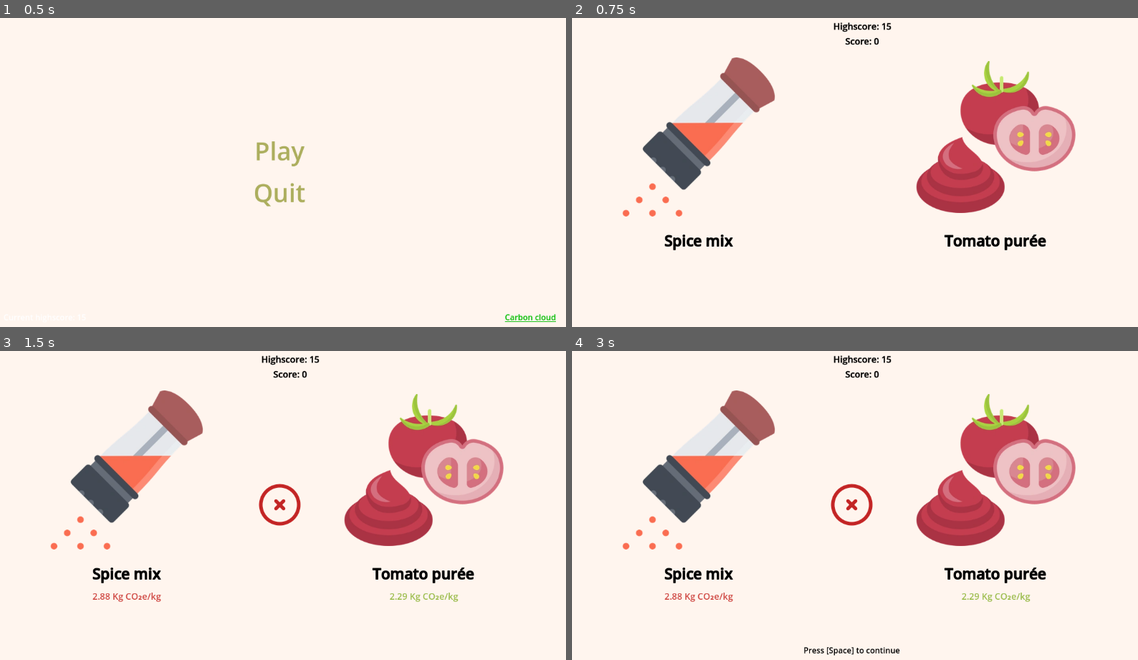
Above: before the commit, frames 1-4 (two rows, left to right).
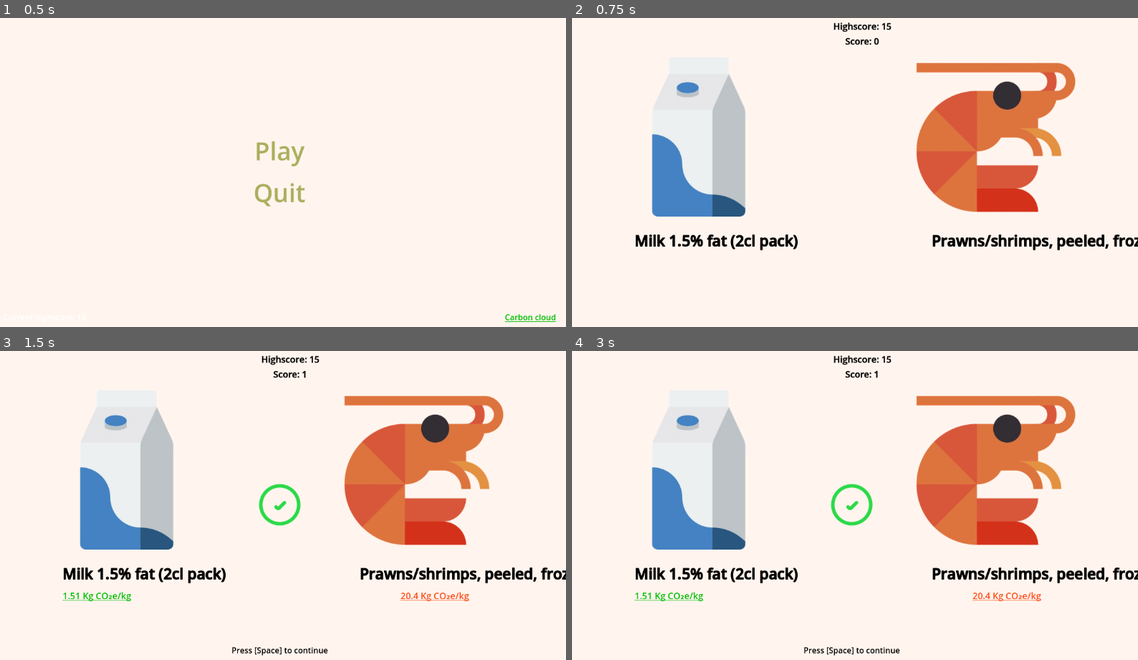
Above: after the commit, the same moments.

Repository: RodrigoVelosa/MoreOrLessCarbonFootprint
Game: Godot game, scene res://Scenes/menu.tscn
The game is run twice, just before and just after one commit, with the same random seed, the same clock (stepped at 60 frames per second) and the same inputs.
Inputs (mouse positions are in pixels of both pictures, inside the frame that each line leads up to):
- Up to frame 1 (0.5 s): no input
- Up to frame 2 (0.75 s): click "Play" at 0.5 s
- Up to frame 3 (1.5 s): click (124, 471) at 1.27 s
- Up to frame 4 (3 s): click (696, 471) at 2.02 s; click (696, 471) at 2.77 s

Frame 1 is identical in both runs. In frame 2, 18% of the frame differs, in the area x 8-100%, y 12-76%; in frame 3, 20%, in the area x 8-100%, y 6-99%; in frame 4, 19%.

Commit message:
Added product links on footprint label

Diff:
--- a/Data/product_data.json
+++ b/Data/product_data.json
@@ -4,535 +4,631 @@
 			"footprint": 4.45,
 			"image": "pork",
 			"name": "Pork",
-			"source": "SE"
+			"source": "SE",
+			"link": "https://apps.carboncloud.com/climatehub/product-reports/id/79714664721"
 		},
 		{
 			"footprint": 31.1,
 			"image": "beef",
 			"name": "Beef",
-			"source": "SE"
+			"source": "SE",
+			"link": "https://apps.carboncloud.com/climatehub/product-reports/id/80130344882"
 		},
 		{
 			"footprint": 22.9,
 			"image": "minced_beef",
 			"name": "Minced beef",
-			"source": "SE"
+			"source": "SE",
+			"link": "https://apps.carboncloud.com/climatehub/product-reports/id/152394742102"
 		},
 		{
 			"footprint": 21.2,
 			"image": "meatballs",
 			"name": "Meatballs",
-			"source": "SE"
+			"source": "SE",
+			"link": "https://apps.carboncloud.com/climatehub/product-reports/id/155176601641"
 		},
 		{
 			"footprint": 0.69,
 			"image": "frozen_berries",
 			"name": "Frozen berries",
-			"source": "SE"
+			"source": "SE",
+			"link": "https://apps.carboncloud.com/climatehub/product-reports/id/151563381780"
 		},
 		{
 			"footprint": 2.5,
 			"image": "cereal1",
 			"name": "Brown rice flour",
-			"source": "SE"
+			"source": "SE",
+			"link": "https://apps.carboncloud.com/climatehub/product-reports/id/152426717499"
 		},
 		{
 			"footprint": 1.01,
 			"image": "beer_can",
 			"name": "Beer can 33 cl",
-			"source": "SE"
+			"source": "SE",
+			"link": "https://apps.carboncloud.com/climatehub/product-reports/id/153002274645"
 		},
 		{
 			"footprint": 4.34,
 			"image": "bottle1",
 			"name": "Gin. Glass bottle, 70 cl.",
-			"source": "SE"
+			"source": "SE",
+			"link": "https://apps.carboncloud.com/climatehub/product-reports/id/153354004012"
 		},
 		{
 			"footprint": 4.16,
 			"image": "bottle1",
 			"name": "Vodka 40% ABV. Glass bottle, 70 cl.",
-			"source": "SE"
+			"source": "SE",
+			"link": "https://apps.carboncloud.com/climatehub/product-reports/id/3607080584776"
 		},
 		{
 			"footprint": 7.16,
 			"image": "salami",
 			"name": "Salami",
-			"source": "SE"
+			"source": "SE",
+			"link": "https://apps.carboncloud.com/climatehub/product-reports/id/158406116738"
 		},
 		{
 			"footprint": 0.47,
 			"image": "deer_meat",
 			"name": "Fallow deer meat",
-			"source": "SE"
+			"source": "SE",
+			"link": "https://apps.carboncloud.com/climatehub/product-reports/id/155496355611"
 		},
 		{
 			"footprint": 0.54,
 			"image": "crushed_tomatoes",
 			"name": "Crushed tomatoes, in box",
-			"source": "SE"
+			"source": "SE",
+			"link": "https://apps.carboncloud.com/climatehub/product-reports/id/151787209559"
 		},
 		{
 			"footprint": 6.00,
 			"image": "herbs1",
 			"name": "Herbs in pot, fresh, greenhouse grown",
-			"source": "SE"
+			"source": "SE",
+			"link": "https://apps.carboncloud.com/climatehub/product-reports/id/156551543712"
 		},
 		{
 			"footprint": 2.88,
 			"image": "spice_jar1",
 			"name": "Spice mix",
-			"source": "SE"
+			"source": "SE",
+			"link": "https://apps.carboncloud.com/climatehub/product-reports/id/156327715933"
 		},
 		{
 			"footprint": 25.9,
 			"image": "lamb_meat",
 			"name": "Lamb meat",
-			"source": "SE"
+			"source": "SE",
+			"link": "https://apps.carboncloud.com/climatehub/product-reports/id/155720183390"
 		},
 		{
 			"footprint": 1.42,
 			"image": "cornmeal",
 			"name": "Cornmeal",
-			"source": "SE"
+			"source": "SE",
+			"link": "https://apps.carboncloud.com/climatehub/product-reports/id/152362766705"
 		},
 		{
 			"footprint": 1.60,
 			"image": "tomatoes",
 			"name": "Tomatoes, fresh",
-			"source": "SE"
+			"source": "SE",
+			"link": "https://apps.carboncloud.com/climatehub/product-reports/id/151851160353"
 		},
 		{
 			"footprint": 7.27,
 			"image": "langoustine",
 			"name": "Langoustine, whole",
-			"source": "SE"
+			"source": "SE",
+			"link": "https://apps.carboncloud.com/climatehub/product-reports/id/153609807188"
 		},
 		{
 			"footprint": 2.19,
 			"image": "bottle2",
 			"name": "Red wine, 0.75L glass bottle",
-			"source": "SE"
+			"source": "SE",
+			"link": "https://apps.carboncloud.com/climatehub/product-reports/id/153290053218"
 		},
 		{
 			"footprint": 1.09,
 			"image": "milk",
 			"name": "Milk 0.4% fat",
-			"source": "SE"
+			"source": "SE",
+			"link": "https://apps.carboncloud.com/climatehub/product-reports/id/153897585761"
 		},
 		{
 			"footprint": 65.7,
 			"image": "filet_mignon",
 			"name": "Beef, filet mignon",
-			"source": "SE"
+			"source": "SE",
+			"link": "https://apps.carboncloud.com/climatehub/product-reports/id/154824872274"
 		},
 		{
 			"footprint": 10.3,
 			"image": "canned_tuna",
 			"name": "Canned tuna",
-			"source": "SE"
+			"source": "SE",
+			"link": "https://apps.carboncloud.com/climatehub/product-reports/id/153769684173"
 		},
 		{
 			"footprint": 3.07,
 			"image": "rice1",
 			"name": "Jasmine rice",
-			"source": "SE"
+			"source": "SE",
+			"link": "https://apps.carboncloud.com/climatehub/product-reports/id/152970299248"
 		},
 		{
 			"footprint": 1.77,
 			"image": "bell_peppers",
 			"name": "Bell peppers",
-			"source": "SE"
+			"source": "SE",
+			"link": "https://apps.carboncloud.com/climatehub/product-reports/id/151051775428"
 		},
 		{
 			"footprint": 4.87,
 			"image": "pulled_pork",
 			"name": "Pulled pork",
-			"source": "SE"
+			"source": "SE",
+			"link": "https://apps.carboncloud.com/climatehub/product-reports/id/133081602314"
 		},
 		{
 			"footprint": 2.26,
 			"image": "apple_pie",
 			"name": "Apple pie",
-			"source": "SE"
+			"source": "SE",
+			"link": "https://apps.carboncloud.com/climatehub/product-reports/id/125023802270"
 		},
 		{
 			"footprint": 0.38,
 			"image": "carrots",
 			"name": "Carrots",
-			"source": "SE"
+			"source": "SE",
+			"link": "https://apps.carboncloud.com/climatehub/product-reports/id/125567384019"
 		},
 		{
 			"footprint": 8.65,
 			"image": "protein_bar",
 			"name": "Protein bar",
-			"source": "SE"
+			"source": "SE",
+			"link": "https://apps.carboncloud.com/climatehub/product-reports/id/125311580843"
 		},
 		{
 			"footprint": 1.12,
 			"image": "ketchup",
 			"name": "Ketchup",
-			"source": "SE"
+			"source": "SE",
+			"link": "https://apps.carboncloud.com/climatehub/product-reports/id/126110965768"
 		},
 		{
 			"footprint": 0.31,
 			"image": "mushrooms",
 			"name": "Mushrooms, fresh",
-			"source": "SE"
+			"source": "SE",
+			"link": "https://apps.carboncloud.com/climatehub/product-reports/id/126654547517"
 		},
 		{
 			"footprint": 1.54,
 			"image": "foam_sweets",
 			"name": "Foam sweets",
-			"source": "SE"
+			"source": "SE",
+			"link": "https://apps.carboncloud.com/climatehub/product-reports/id/84830728241"
 		},
 		{
 			"footprint": 1.56,
 			"image": "lentils",
 			"name": "Lentils (dry)",
-			"source": "SE"
+			"source": "SE",
+			"link": "https://apps.carboncloud.com/climatehub/product-reports/id/87740489368"
 		},
 		{
 			"footprint": 1.14,
 			"image": "canned_pineapple",
 			"name": "Canned pineapple w. juice",
-			"source": "SE"
+			"source": "SE",
+			"link": "https://apps.carboncloud.com/climatehub/product-reports/id/84223195698"
 		},
 		{
 			"footprint": 1.07,
 			"image": "pasta",
 			"name": "Pasta (dry)",
-			"source": "SE"
+			"source": "SE",
+			"link": "https://apps.carboncloud.com/climatehub/product-reports/id/78563550429"
 		},
 		{
 			"footprint": 1.37,
 			"image": "pasta",
 			"name": "Pasta w. egg (dry)",
-			"source": "SE"
+			"source": "SE",
+			"link": "https://apps.carboncloud.com/climatehub/product-reports/id/78595525826"
 		},
 		{
 			"footprint": 20.40,
 			"image": "shrimps",
 			"name": "Prawns/shrimps, peeled, frozen",
-			"source": "SE"
+			"source": "SE",
+			"link": "https://apps.carboncloud.com/climatehub/product-reports/id/79394910751"
 		},
 		{
 			"footprint": 3.83,
 			"image": "chicken_kebab",
 			"name": "Chicken kebab",
-			"source": "SE"
+			"source": "SE",
+			"link": "https://apps.carboncloud.com/climatehub/product-reports/id/155336478626"
 		},
 		{
 			"footprint": 1.57,
 			"image": "grapes",
 			"name": "Grapes",
-			"source": "SE"
+			"source": "SE",
+			"link": "https://apps.carboncloud.com/climatehub/product-reports/id/150923873840"
 		},
 		{
 			"footprint": 2.29,
 			"image": "tomato_puree",
 			"name": "Tomato purée",
-			"source": "SE"
+			"source": "SE",
+			"link": "https://apps.carboncloud.com/climatehub/product-reports/id/152074988132"
 		},
 		{
 			"footprint": 1.91,
 			"image": "canned_sweetcorn",
 			"name": "Canned sweetcorn kernels",
-			"source": "SE"
+			"source": "SE",
+			"link": "https://apps.carboncloud.com/climatehub/product-reports/id/151883135750"
 		},
 		{
 			"footprint": 14.40,
 			"image": "blue_cheese",
 			"name": "Blue cheese",
-			"source": "SE"
+			"source": "SE",
+			"link": "https://apps.carboncloud.com/climatehub/product-reports/id/153385979409"
 		},
 		{
 			"footprint": 26.00,
 			"image": "roasted_cashew",
 			"name": "Roasted cashew, natural",
-			"source": "SE"
+			"source": "SE",
+			"link": "https://apps.carboncloud.com/climatehub/product-reports/id/125727261004"
 		},
 		{
 			"footprint": 0.45,
 			"image": "strawberries",
 			"name": "Strawberries, fresh",
-			"source": "SE"
+			"source": "SE",
+			"link": "https://apps.carboncloud.com/climatehub/product-reports/id/125183679255"
 		},
 		{
 			"footprint": 14.80,
 			"image": "butter",
 			"name": "Butter, 80% fat",
-			"source": "SE"
+			"source": "SE",
+			"link": "https://apps.carboncloud.com/climatehub/product-reports/id/125087753064"
 		},
 		{
 			"footprint": 0.75,
 			"image": "chickpeas",
 			"name": "Chickpeas, dry",
-			"source": "SE"
+			"source": "SE",
+			"link": "https://apps.carboncloud.com/climatehub/product-reports/id/87580612383"
 		},
 		{
 			"footprint": 3.41,
 			"image": "cod",
 			"name": "Atlantic cod, fresh, whole fish",
-			"source": "SE"
+			"source": "SE",
+			"link": "https://apps.carboncloud.com/climatehub/product-reports/id/79874541706"
 		},
 		{
 			"footprint": 2.59,
 			"image": "chicken_meat",
 			"name": "Chicken meat",
-			"source": "SE"
+			"source": "SE",
+			"link": "https://apps.carboncloud.com/climatehub/product-reports/id/79842566309"
 		},
 		{
 			"footprint": 12.5,
 			"image": "cheese1",
 			"name": "Soft cheese from cow milk",
-			"source": "SE"
+			"source": "SE",
+			"link": "https://apps.carboncloud.com/climatehub/product-reports/id/76165395654"
 		},
 		{
 			"footprint": 7.19,
 			"image": "cream1",
 			"name": "Cream 40% fat 0.5L",
-			"source": "SE"
+			"source": "SE",
+			"link": "https://apps.carboncloud.com/climatehub/product-reports/id/75909592478"
 		},
 		{
 			"footprint": 3.29,
 			"image": "cream1",
 			"name": "Cream 15% fat 0.5L",
-			"source": "SE"
+			"source": "SE",
+			"link": "https://apps.carboncloud.com/climatehub/product-reports/id/76005518669"
 		},
 		{
 			"footprint": 5.20,
 			"image": "milk",
 			"name": "Cream 27% fat 0.5L",
-			"source": "SE"
+			"source": "SE",
+			"link": "https://apps.carboncloud.com/climatehub/product-reports/id/3518476759689"
 		},
 		{
 			"footprint": 0.75,
 			"image": "spinach",
 			"name": "Spinach, frozen",
-			"source": "SE"
+			"source": "SE",
+			"link": "https://apps.carboncloud.com/climatehub/product-reports/id/151755234162"
 		},
 		{
 			"footprint": 4.16,
 			"image": "chicken_nuggets_frozen",
 			"name": "Chicken nuggets, frozen",
-			"source": "SE"
+			"source": "SE",
+			"link": "https://apps.carboncloud.com/climatehub/product-reports/id/155080675450"
 		},
 		{
 			"footprint": 3.24,
 			"image": "olive_oil",
 			"name": "Olive oil, 0.75l glass bottle",
-			"source": "SE"
+			"source": "SE",
+			"link": "https://apps.carboncloud.com/climatehub/product-reports/id/152522643690"
 		},
 		{
 			"footprint": 2.35,
 			"image": "cucumber",
 			"name": "Cucumber, fresh",
-			"source": "SE"
+			"source": "SE",
+			"link": "https://apps.carboncloud.com/climatehub/product-reports/id/150987824634"
 		},
 		{
 			"footprint": 0.77,
 			"image": "green_peas",
 			"name": "Green peas, frozen",
-			"source": "SE"
+			"source": "SE",
+			"link": "https://apps.carboncloud.com/climatehub/product-reports/id/126206891959"
 		},
 		{
 			"footprint": 1.40,
 			"image": "honey",
 			"name": "Honey",
-			"source": "SE"
+			"source": "SE",
+			"link": "https://apps.carboncloud.com/climatehub/product-reports/id/124927876079"
 		},
 		{
 			"footprint": 1.22,
 			"image": "milk",
 			"name": "Milk 1.5% fat",
-			"source": "SE"
+			"source": "SE",
+			"link": "https://apps.carboncloud.com/climatehub/product-reports/id/78915279796"
 		},
 		{
 			"footprint": 1.51,
 			"image": "milk",
 			"name": "Milk 1.5% fat (2cl pack)",
-			"source": "SE"
+			"source": "SE",
+			"link": "https://apps.carboncloud.com/climatehub/product-reports/id/2972177101944"
 		},
 		{
 			"footprint": 1.46,
 			"image": "milk",
 			"name": "Milk 3% fat",
-			"source": "SE"
+			"source": "SE",
+			"link": "https://apps.carboncloud.com/climatehub/product-reports/id/78947255193"
 		},
 		{
 			"footprint": 0.25,
 			"image": "potatoes",
 			"name": "Potatoes",
-			"source": "SE"
+			"source": "SE",
+			"link": "https://apps.carboncloud.com/climatehub/product-reports/id/79618738530"
 		},
 		{
 			"footprint": 4.19,
 			"image": "minced_beef",
 			"name": "Ground pork, 20% fat",
-			"source": "SE"
+			"source": "SE",
+			"link": "https://apps.carboncloud.com/climatehub/product-reports/id/155752158787"
 		},
 		{
 			"footprint": 4.12,
 			"image": "hard_biscuits",
 			"name": "Hard biscuits",
-			"source": "SE"
+			"source": "SE",
+			"link": "https://apps.carboncloud.com/climatehub/product-reports/id/154792896877"
 		},
 		{
 			"footprint": 1.40,
 			"image": "bottle3",
 			"name": "Beer, 33 cl glass bottle",
-			"source": "SE"
+			"source": "SE",
+			"link": "https://apps.carboncloud.com/climatehub/product-reports/id/153194127027"
 		},
 		{
 			"footprint": 0.68,
 			"image": "spinach",
 			"name": "Spinach, fresh",
-			"source": "SE"
+			"source": "SE",
+			"link": "https://apps.carboncloud.com/climatehub/product-reports/id/151595357177"
 		},
 		{
 			"footprint": 1.32,
 			"image": "cantaloupe",
 			"name": "Cantaloupe (melon), whole fruit",
-			"source": "SE"
+			"source": "SE",
+			"link": "https://apps.carboncloud.com/climatehub/product-reports/id/151083750825"
 		},
 		{
 			"footprint": 0.22,
 			"image": "beetroot",
 			"name": "Beetroot, fresh",
-			"source": "SE"
+			"source": "SE",
+			"link": "https://apps.carboncloud.com/climatehub/product-reports/id/151627332574"
 		},
 		{
 			"footprint": 0.74,
 			"image": "lettuce",
 			"name": "Lettuce, fresh",
-			"source": "SE"
+			"source": "SE",
+			"link": "https://apps.carboncloud.com/climatehub/product-reports/id/151339554001"
 		},
 		{
 			"footprint": 2.08,
 			"image": "mango",
 			"name": "Mango, whole fruit",
-			"source": "SE"
+			"source": "SE",
+			"link": "https://apps.carboncloud.com/climatehub/product-reports/id/151115726222"
 		},
 		{
 			"footprint": 0.81,
 			"image": "broccoli",
 			"name": "Broccoli, frozen",
-			"source": "SE"
+			"source": "SE",
+			"link": "https://apps.carboncloud.com/climatehub/product-reports/id/125983064180"
 		},
 		{
 			"footprint": 2.54,
 			"image": "raisins",
 			"name": "Raisins",
-			"source": "SE"
+			"source": "SE",
+			"link": "https://apps.carboncloud.com/climatehub/product-reports/id/125343556240"
 		},
 		{
 			"footprint": 0.44,
 			"image": "dry_onion",
 			"name": "Dry onion",
-			"source": "SE"
+			"source": "SE",
+			"link": "https://apps.carboncloud.com/climatehub/product-reports/id/125631334813"
 		},
 		{
 			"footprint": 2.89,
 			"image": "peanut_butter",
 			"name": "Peanut butter, glass jar",
-			"source": "SE"
+			"source": "SE",
+			"link": "https://apps.carboncloud.com/climatehub/product-reports/id/125535408622"
 		},
 		{
 			"footprint": 0.16,
 			"image": "cabbage",
 			"name": "Cabbage, fresh",
-			"source": "SE"
+			"source": "SE",
+			"link": "https://apps.carboncloud.com/climatehub/product-reports/id/85214433005"
 		},
 		{
 			"footprint": 1.15,
 			"image": "cream1",
 			"name": "Oat cream (dairy-free cream substitute)",
-			"source": "SE"
+			"source": "SE",
+			"link": "https://apps.carboncloud.com/climatehub/product-reports/id/80290221867"
 		},
 		{
 			"footprint": 2.83,
 			"image": "cream1",
 			"name": "Custard 10% fat 0.25L",
-			"source": "SE"
+			"source": "SE",
+			"link": "https://apps.carboncloud.com/climatehub/product-reports/id/3046232121396"
 		},
 		{
 			"footprint": 5.98,
 			"image": "cream1",
 			"name": "Creme Fraiche 32% fat 0.2L",
-			"source": "SE"
+			"source": "SE",
+			"link": "https://apps.carboncloud.com/climatehub/product-reports/id/3046104219808"
 		},
 		{
 			"footprint": 0.88,
 			"image": "wheat_flour",
 			"name": "Wheat flour, consumer package",
-			"source": "SE"
+			"source": "SE",
+			"link": "https://apps.carboncloud.com/climatehub/product-reports/id/78531575032"
 		},
 		{
 			"footprint": 0.39,
 			"image": "soy_drink",
 			"name": "Soy drink, 1L",
-			"source": "SE"
+			"source": "SE",
+			"link": "https://apps.carboncloud.com/climatehub/product-reports/id/152842397660"
 		},
 		{
 			"footprint": 2.23,
 			"image": "margarine",
 			"name": "Margarine, 80% fat",
-			"source": "SE"
+			"source": "SE",
+			"link": "https://apps.carboncloud.com/climatehub/product-reports/id/152874373057"
 		},
 		{
 			"footprint": 1.11,
 			"image": "chicken_liver_pate",
 			"name": "Chicken liver pate",
-			"source": "SE"
+			"source": "SE",
+			"link": "https://apps.carboncloud.com/climatehub/product-reports/id/155592281802"
 		},
 		{
 			"footprint": 0.31,
 			"image": "bottle4",
 			"name": "Water, 1L PET bottle",
-			"source": "SE"
+			"source": "SE",
+			"link": "https://apps.carboncloud.com/climatehub/product-reports/id/152490668293"
 		},
 		{
 			"footprint": 2.39,
 			"image": "bottle5",
 			"name": "Rapeseed oil, bottled 1l",
-			"source": "SE"
+			"source": "SE",
+			"link": "https://apps.carboncloud.com/climatehub/product-reports/id/152106963529"
 		},
 		{
 			"footprint": 2.62,
 			"image": "bottle5",
 			"name": "Sunflower seed oil, bottled 1l",
-			"source": "SE"
+			"source": "SE",
+			"link": "https://apps.carboncloud.com/climatehub/product-reports/id/152234865117"
 		},
 		{
 			"footprint": 1.02,
 			"image": "rye_flour",
 			"name": "Rye flour",
-			"source": "SE"
+			"source": "SE",
+			"link": "https://apps.carboncloud.com/climatehub/product-reports/id/151979061941"
 		},
 		{
 			"footprint": 0.50,
 			"image": "oranges",
 			"name": "Oranges, whole fruit",
-			"source": "SE"
+			"source": "SE",
+			"link": "https://apps.carboncloud.com/climatehub/product-reports/id/124767999094"
 		},
 		{
 			"footprint": 0.32,
 			"image": "apples",
 			"name": "Apples, whole fruit",
-			"source": "SE"
+			"source": "SE",
+			"link": "https://apps.carboncloud.com/climatehub/product-reports/id/109259931549"
 		},
 		{
 			"footprint": 20.2,
 			"image": "cheese1",
 			"name": "Cheddar cheese, aged 12 months",
-			"source": "SE"
+			"source": "SE",
+			"link": "https://apps.carboncloud.com/climatehub/product-reports/id/76197371051"
 		},
 		{
 			"footprint": 1.06,
 			"image": "bread",
 			"name": "Soft bread, wheat",
-			"source": "SE"
+			"source": "SE",
+			"link": "https://apps.carboncloud.com/climatehub/product-reports/id/78211821062"
+		},
+		{
+			"footprint": 2.3,
+			"image": "cheese1",
+			"name": "Vegan cheese",
+			"source": "SE",
+			"link": "https://apps.carboncloud.com/climatehub/product-reports/id/126302818150"
 		}
 	]
 }
--- a/Scenes/GameController.gd
+++ b/Scenes/GameController.gd
@@ -31,8 +31,8 @@
 		return
 
 	Global.state = "chose"
-	correct_product.footprint_label_correct.show()
-	wrong_product.footprint_label_wrong.show()
+	correct_product.footprint_link_correct.show()
+	wrong_product.footprint_link_wrong.show()
 
 	if (product == correct_product):
 		$SuccessSprite.visible = true
@@ -64,6 +64,9 @@
 	product1.product_name = product1_data.name
 	product2.product_name = product2_data.name
 
+	product1.external_link = product1_data.link
+	product2.external_link = product2_data.link
+
 	var image_path = "res://ProductImages/"
 
 	product1.visual = load(str(image_path, product1_data.image, ".webp"))
--- a/Scenes/product.gd
+++ b/Scenes/product.gd
@@ -3,24 +3,28 @@
 @export var footprint : float
 @export var visual : Texture2D
 @export var product_name : String
+@export var external_link : String
 
-var footprint_label_correct : Label
-var footprint_label_wrong : Label
+var footprint_link_correct : LinkButton
+var footprint_link_wrong : LinkButton
 var name_label : Label
 
 func _ready() -> void:
-	footprint_label_correct = get_node("FootprintLabelCorrect")
-	footprint_label_wrong = get_node("FootprintLabelWrong")
+	footprint_link_correct = get_node("FootprintLinkCorrect")
+	footprint_link_wrong = get_node("FootprintLinkWrong")
 	name_label = get_node("Name")
 
 
 func reset() -> void:
 	$Sprite.texture = visual
 
-	footprint_label_correct.text = str(footprint, " Kg CO₂e/kg")
-	footprint_label_wrong.text = str(footprint, " Kg CO₂e/kg")
+	footprint_link_correct.text = str(footprint, " Kg CO₂e/kg")
+	footprint_link_wrong.text = str(footprint, " Kg CO₂e/kg")
 
-	footprint_label_correct.hide()
-	footprint_label_wrong.hide()
+	footprint_link_correct.uri = external_link
+	footprint_link_wrong.uri = external_link
+
+	footprint_link_correct.hide()
+	footprint_link_wrong.hide()
 
 	name_label.text = product_name
--- a/Scenes/product.tscn
+++ b/Scenes/product.tscn
@@ -9,16 +9,6 @@
 font_color = Color(0, 0, 0, 1)
 outline_size = 3
 outline_color = Color(0, 0, 0, 1)
-
-[sub_resource type="LabelSettings" id="LabelSettings_db7bt"]
-font_size = 18
-font_color = Color(0.812098, 0.274831, 0.255398, 1)
-outline_color = Color(0.811765, 0.27451, 0.254902, 1)
-
-[sub_resource type="LabelSettings" id="LabelSettings_mnpy2"]
-font_size = 18
-font_color = Color(0.604689, 0.738817, 0.292812, 1)
-outline_color = Color(0.603922, 0.737255, 0.294118, 1)
 
 [node name="Product" type="Node2D"]
 script = ExtResource("1_0xqwd")
@@ -37,25 +27,31 @@
 horizontal_alignment = 1
 vertical_alignment = 1
 
-[node name="FootprintLabelWrong" type="Label" parent="."]
+[node name="FootprintLinkWrong" type="LinkButton" parent="."]
+offset_left = -47.0
+offset_top = 240.0
+offset_right = 56.0
+offset_bottom = 263.0
+size_flags_horizontal = 8
+size_flags_vertical = 8
+theme_override_colors/font_color = Color(1, 0.28362, 0.0777, 1)
+theme_override_colors/font_focus_color = Color(1, 0.553491, 0.444408, 1)
+theme_override_colors/font_hover_color = Color(1, 0.552941, 0.443137, 1)
+theme_override_font_sizes/font_size = 18
+
+[node name="FootprintLinkCorrect" type="LinkButton" parent="."]
 offset_left = -129.0
 offset_top = 240.0
-offset_right = 129.0
-offset_bottom = 268.0
-label_settings = SubResource("LabelSettings_db7bt")
-horizontal_alignment = 1
-vertical_alignment = 1
+offset_right = -26.0
+offset_bottom = 263.0
+size_flags_horizontal = 8
+size_flags_vertical = 8
+theme_override_colors/font_color = Color(0, 0.741176, 0, 1)
+theme_override_colors/font_focus_color = Color(0, 0.892672, 2.31028e-06, 1)
+theme_override_colors/font_hover_color = Color(0.854902, 0.866667, 0.596078, 1)
+theme_override_font_sizes/font_size = 18
 
-[node name="FootprintLabelCorrect" type="Label" parent="."]
-offset_left = -129.0
-offset_top = 240.0
-offset_right = 129.0
-offset_bottom = 268.0
-label_settings = SubResource("LabelSettings_mnpy2")
-horizontal_alignment = 1
-vertical_alignment = 1
-
-[node name="Button" type="Button" parent="."]
+[node name="AuxButton" type="Button" parent="."]
 offset_left = -151.0
 offset_top = -160.0
 offset_right = 153.0
@@ -64,4 +60,4 @@
 flat = true
 script = ExtResource("2_wclhy")
 
-[connection signal="button_up" from="Button" to="Button" method="_on_button_up"]
+[connection signal="button_up" from="AuxButton" to="AuxButton" method="_on_button_up"]
Not shown: 1 places in Scenes/product.tscn that only renumber resources
